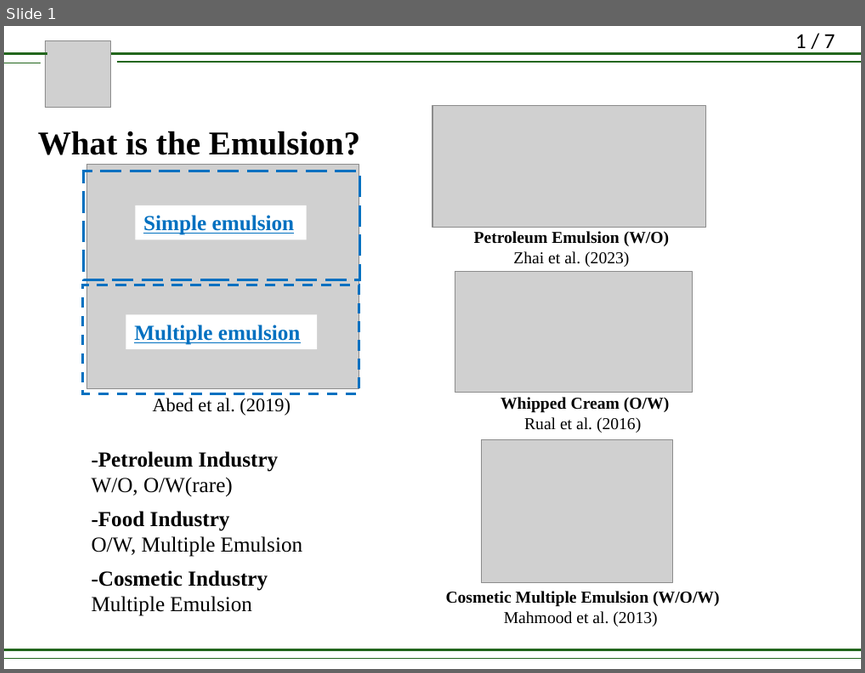
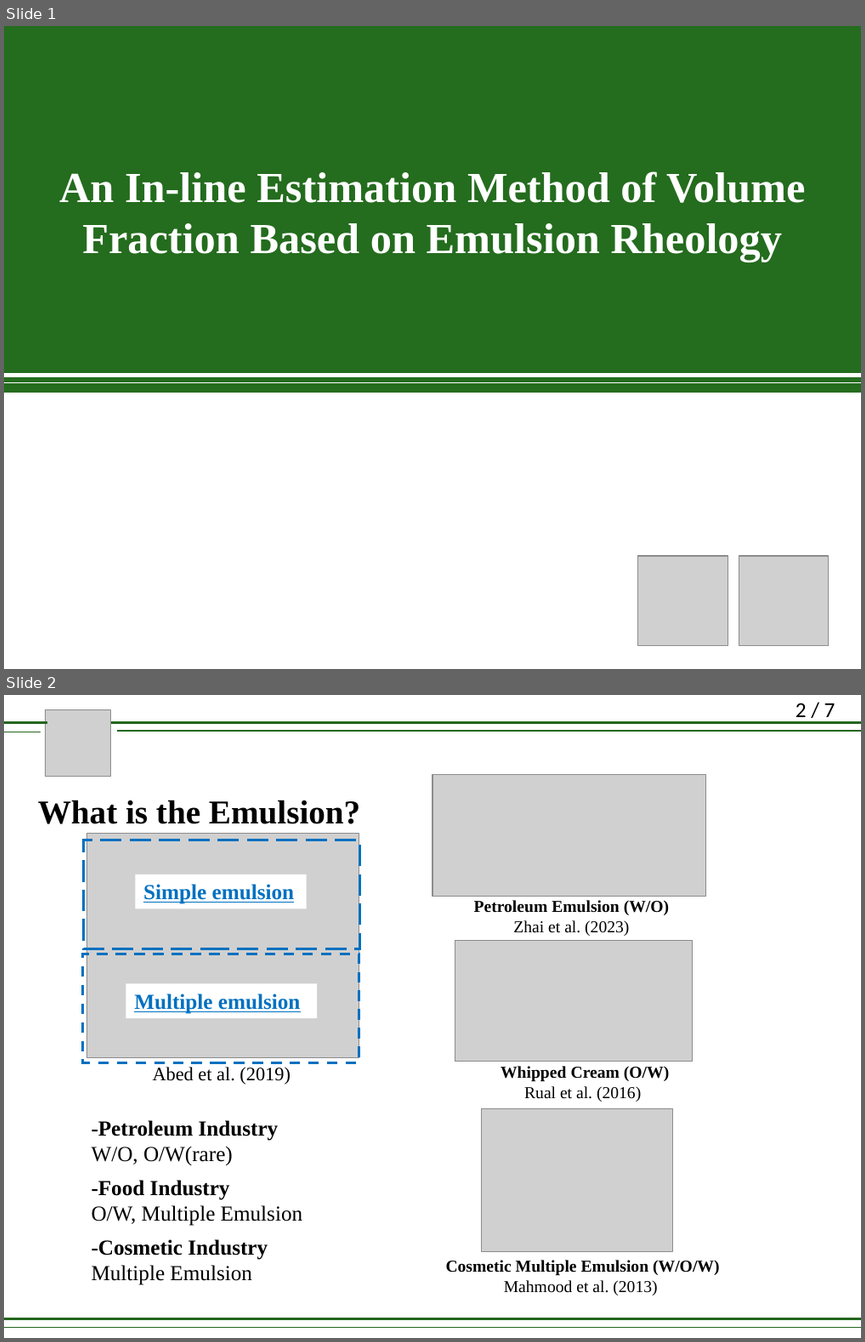
Before and after one commit to lirifuzui/UVPReader, a slide deck: RM_01.pptx. Shown one above the other, each under a label of ours: slide 1 before the commit, slides 1 and 2 after it. The pictures are 865x673 and 865x1342 pixels, drawn with LibreOffice and Linux fonts; fonts in the diff are those of the drawing; grey boxes stand for pictures. Boxes give left, top, right and bottom in pixels: in the first picture for what was removed or moved away, otherwise in the second. Text is boxed around its words. In the diff, an @@ line names an element or a change of style, - is before the commit and + after.

```diff
--- a/RM_01.pptx
+++ b/RM_01.pptx
@@ slide 1 added at [4,26,861,669], background #FFFFFF @@
@@ rectangle added at [4,26,861,392], fill #246C1E, outline #246C1E 1 pt @@
@@ text added at [59,171,805,262], 36 pt, text #FFFFFF, bold @@
+An In-line Estimation Method of Volume Fraction Based on Emulsion Rheology
@@ line added from (4, 374) to (861, 374), #FFFFFF 3 pt @@
@@ line added from (4, 382) to (861, 382), #FFFFFF 0.75 pt @@
@@ picture added at [638,556,728,646] @@
@@ picture added at [739,556,829,646] @@
@@ what was slide 1 is now slide 2 @@
@@ page number at [795,703,835,722]: text changed @@
-1 / 7
+2 / 7
```
Also in this commit, not shown: 3 slides changed, 7 other slides added, 7 slides removed, 10 other files.
